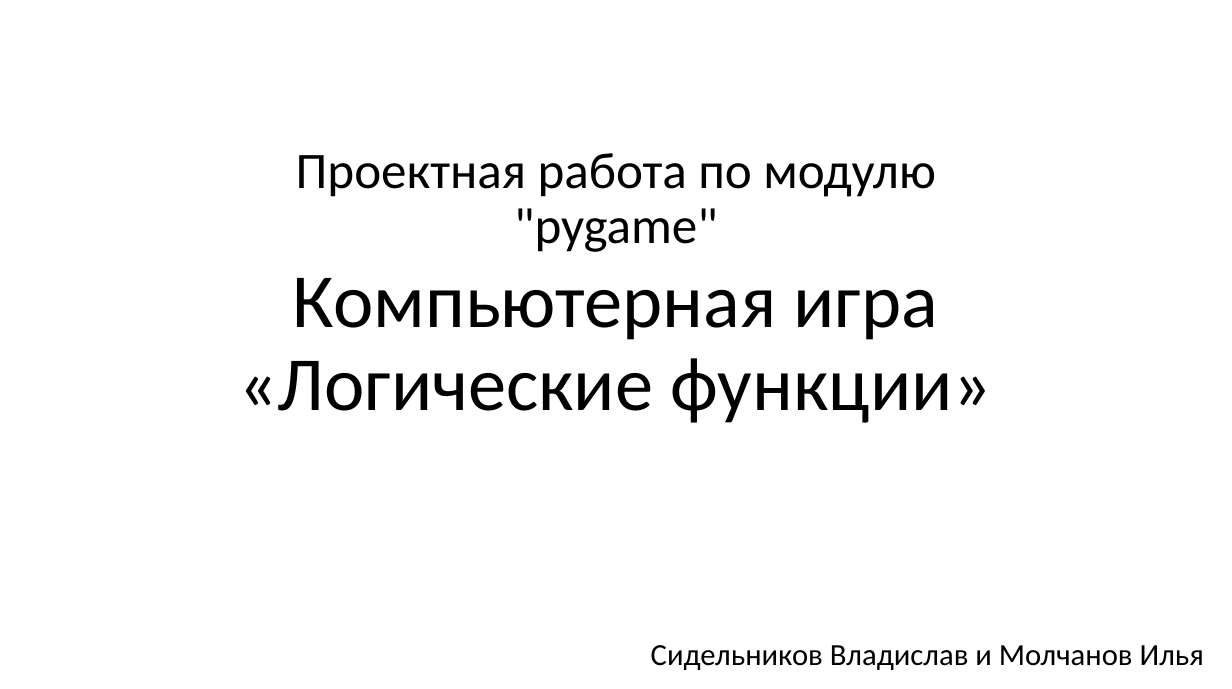
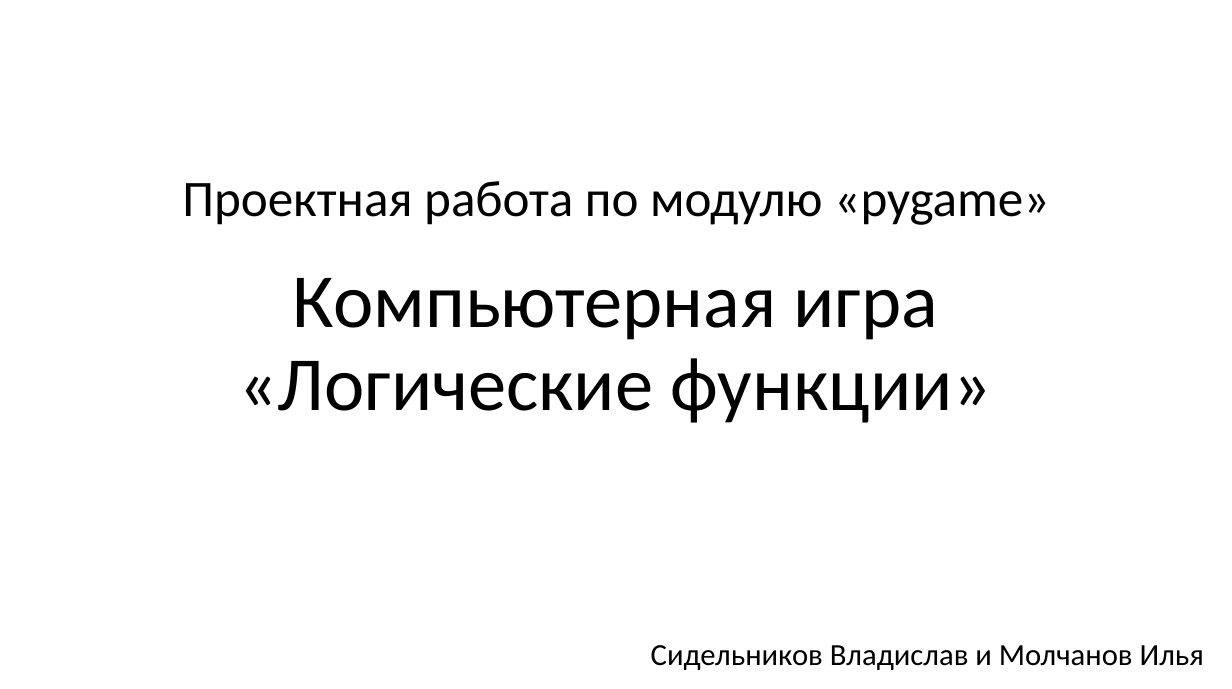
Before and after one commit to creativepix/Pygame_Logic_Functions, a slide deck: slide 1 of presentation.pptx. Drawn at 1232x689 pixels with LibreOffice and Linux fonts; fonts in the diff are those of the drawing; background and template pictures are left out. Boxes give left, top, right and bottom in pixels: in the first picture for what was removed or moved away, otherwise in the second. Text is boxed around its words. In the diff, an @@ line names an element or a change of style, - is before the commit and + after.

```diff
--- a/presentation.pptx
+++ b/presentation.pptx
@@ text at <box>182,181,1049,225</box>: text changed @@
-Проектная работа по модулю "pygame"
+Проектная работа по модулю «pygame»
```
Also in this commit, not shown: 3 other slides changed.
